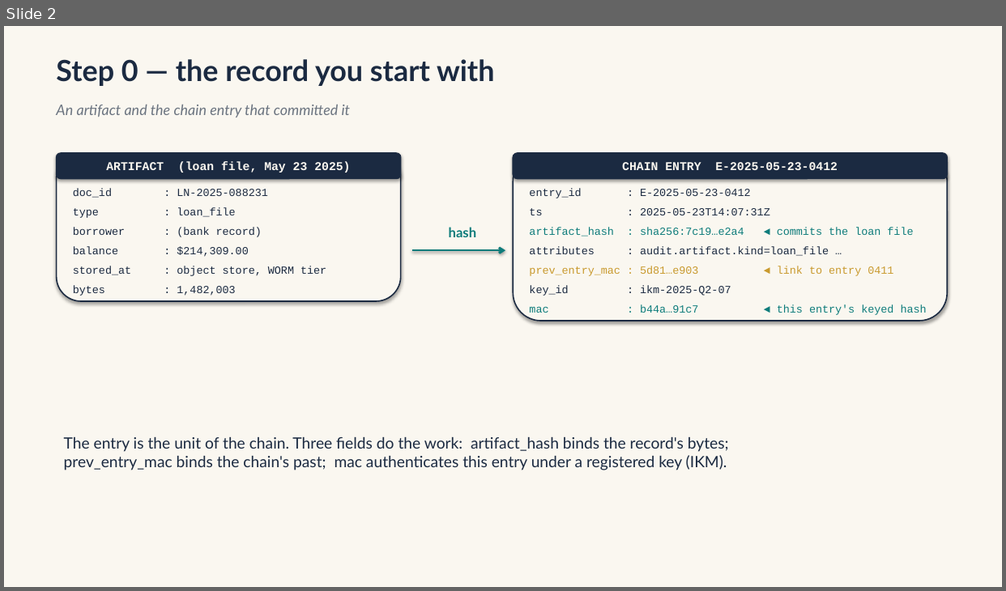
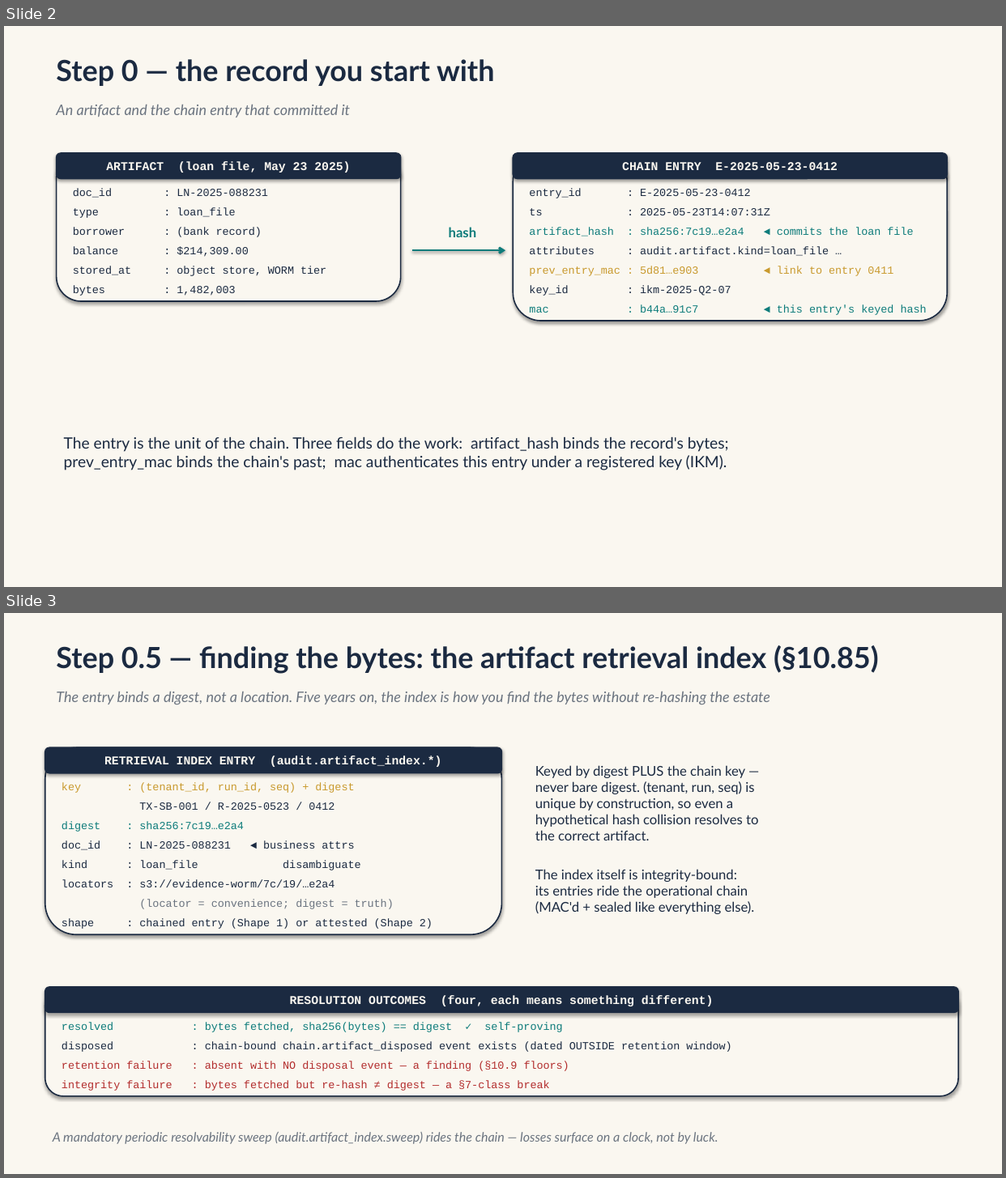
Before and after one commit to mmpworks/Herald.Documentation, a slide deck: diagrams/compliance/chain-walk-reconstruction.pptx. Shown one above the other, each under a label of ours: slide 2 before the commit, slides 2 and 3 after it. The pictures are 1006x591 and 1006x1178 pixels, drawn with LibreOffice and Linux fonts; fonts in the diff are those of the drawing. Boxes give left, top, right and bottom in pixels: in the first picture for what was removed or moved away, otherwise in the second. Text is boxed around its words. In the diff, an @@ line names an element or a change of style, - is before the commit and + after.

Commit message:
docs: seal-chain decks - artifact retrieval index integrated
Walk deck gains 'Step 0.5 - finding the bytes' (retrieval index entry structure, entry-keyed uniqueness, four resolution outcomes, disposal + sweep discipline); both reference slides cite section 10.85 alongside the existing sections.

```diff
--- a/diagrams/compliance/chain-walk-reconstruction.pptx
+++ b/diagrams/compliance/chain-walk-reconstruction.pptx
@@ slide 3 added at (x1=4, y1=613, x2=1002, y2=1174), background #FAF7F0 @@
@@ text added at (x1=56, y1=645, x2=879, y2=674), 28 pt, text #1B2A41, bold @@
+Step 0.5 — finding the bytes: the artifact retrieval index (§10.85)
@@ text added at (x1=56, y1=692, x2=770, y2=705), 14 pt, text #6B7480, italic @@
+The entry binds a digest, not a location. Five years on, the index is how you find the bytes without re-hashing the estate
@@ rounded rectangle added at (x1=45, y1=747, x2=502, y2=935), fill #FAF7F0, outline #1B2A41 1.25 pt @@
@@ rounded rectangle added at (x1=45, y1=747, x2=502, y2=773), fill #1B2A41, outline #1B2A41 1.25 pt, 11.5 pt, text #FAF7F0, bold @@
+RETRIEVAL INDEX ENTRY (audit.artifact_index.*)
@@ text added at (x1=62, y1=782, x2=354, y2=793), 10.5 pt, text #C99A2E @@
+key : (tenant_id, run_id, seq) + digest
@@ text added at (x1=535, y1=765, x2=758, y2=914), 13 pt, text #1B2A41 @@
+Keyed by digest PLUS the chain key —
+never bare digest. (tenant, run, seq) is
+unique by construction, so even a
+hypothetical hash collision resolves to
+the correct artifact.
+The index itself is integrity-bound:
+its entries ride the operational chain
+(MAC'd + sealed like everything else).
@@ text added at (x1=139, y1=803, x2=334, y2=810), 10.5 pt, text #1B2A41 @@
+TX-SB-001 / R-2025-0523 / 0412
@@ text added at (x1=62, y1=821, x2=244, y2=832), 10.5 pt, text #0E7C7B @@
+digest : sha256:7c19…e2a4
@@ text added at (x1=62, y1=841, x2=354, y2=850), 10.5 pt, text #1B2A41 @@
+doc_id : LN-2025-088231 ◄ business attrs
@@ text added at (x1=62, y1=860, x2=360, y2=871), 10.5 pt, text #1B2A41 @@
+kind : loan_file disambiguate
@@ text added at (x1=62, y1=879, x2=334, y2=888), 10.5 pt, text #1B2A41 @@
+locators : s3://evidence-worm/7c/19/…e2a4
@@ text added at (x1=139, y1=899, x2=394, y2=909), 10.5 pt, text #6B7480 @@
+(locator = convenience; digest = truth)
@@ text added at (x1=62, y1=918, x2=432, y2=929), 10.5 pt, text #1B2A41 @@
+shape : chained entry (Shape 1) or attested (Shape 2)
@@ rounded rectangle added at (x1=45, y1=987, x2=958, y2=1097), fill #FAF7F0, outline #1B2A41 1.25 pt @@
@@ rounded rectangle added at (x1=45, y1=987, x2=958, y2=1013), fill #1B2A41, outline #1B2A41 1.25 pt, 11.5 pt, text #FAF7F0, bold @@
+RESOLUTION OUTCOMES (four, each means something different)
@@ text added at (x1=62, y1=1022, x2=562, y2=1033), 10.5 pt, text #0E7C7B @@
+resolved : bytes fetched, sha256(bytes) == digest ✓ self-proving
@@ text added at (x1=62, y1=1041, x2=731, y2=1052), 10.5 pt, text #1B2A41 @@
+disposed : chain-bound chain.artifact_disposed event exists (dated OUTSIDE retention window)
@@ text added at (x1=62, y1=1061, x2=569, y2=1071), 10.5 pt, text #B32D2D @@
+retention failure : absent with NO disposal event — a finding (§10.9 floors)
@@ text added at (x1=62, y1=1080, x2=549, y2=1091), 10.5 pt, text #B32D2D @@
+integrity failure : bytes fetched but re-hash ≠ digest — a §7-class break
@@ text added at (x1=53, y1=1132, x2=718, y2=1144), 12.5 pt, text #6B7480, italic @@
+A mandatory periodic resolvability sweep (audit.artifact_index.sweep) rides the chain — losses surface on a clock, not by luck.
```
Also in this commit, not shown: 1 slide changed, 1 other file.
